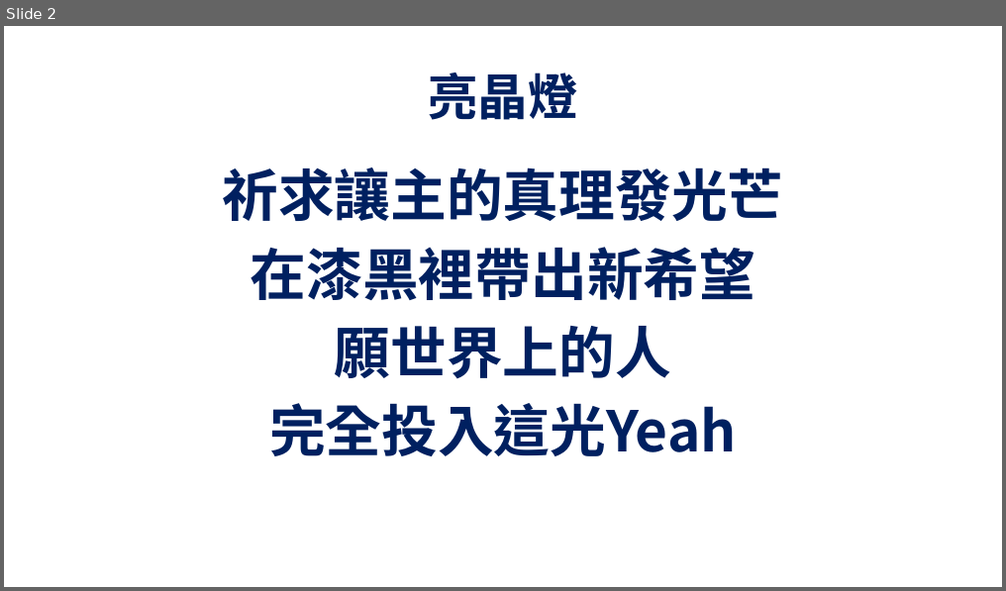
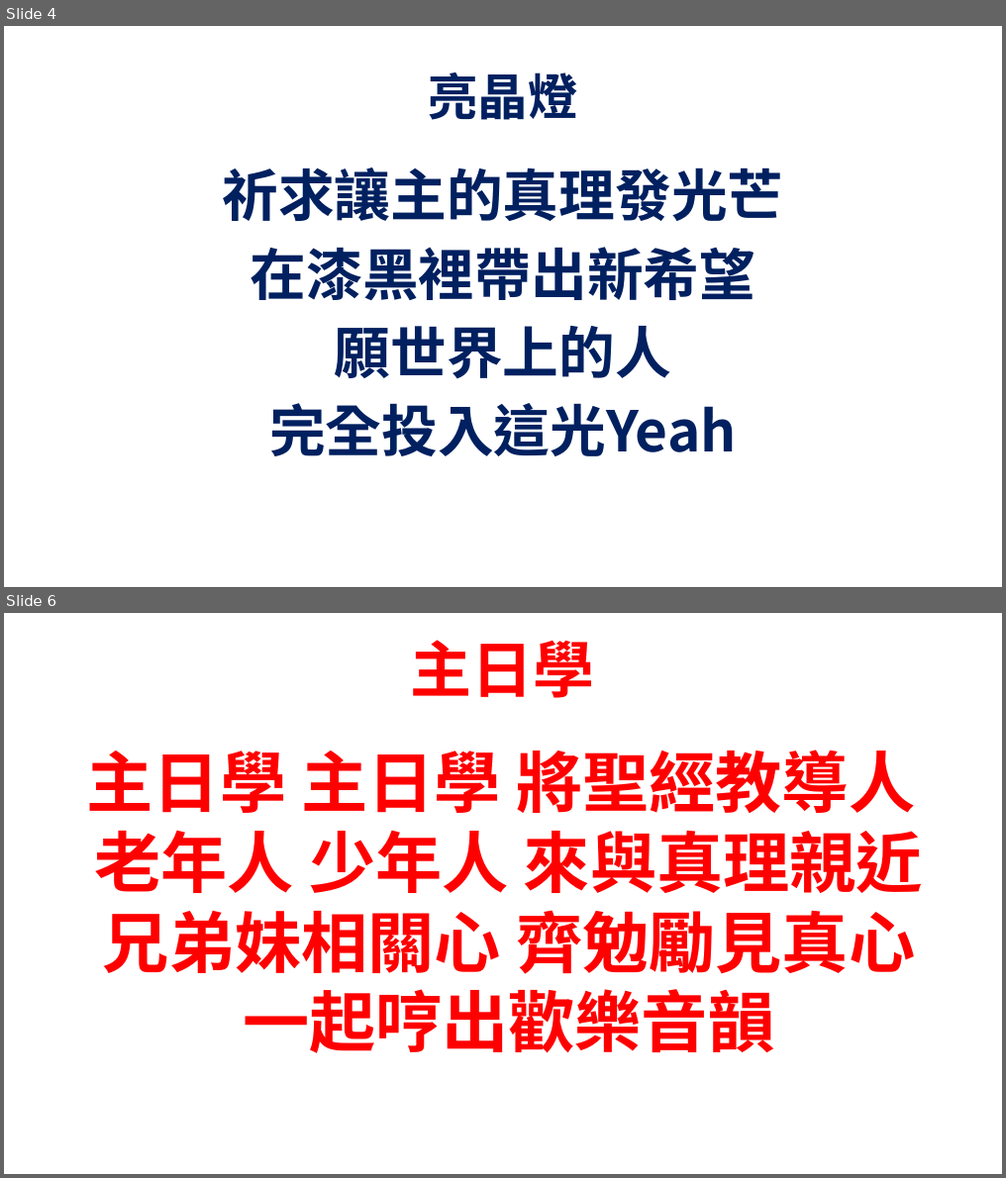
Before and after one commit to batisuoc/bible-school, a slide deck: 2020/2月.pptx. Shown one above the other, each under a label of ours: slide 2 before the commit, slides 4 and 6 after it; the slides between them are not shown. The pictures are 1006x591 and 1006x1178 pixels, drawn with LibreOffice and Linux fonts; fonts in the diff are those of the drawing; background and template pictures are left out. Boxes give left, top, right and bottom in pixels: in the first picture for what was removed or moved away, otherwise in the second. Text is boxed around its words. In the diff, an @@ line names an element or a change of style, - is before the commit and + after.

```diff
--- a/2020/2月.pptx
+++ b/2020/2月.pptx
@@ slide 6 added at (4, 613, 1002, 1174), background picture (left out) @@
@@ text added at (411, 640, 595, 698), 59 pt, text #FF0000, bold @@
+主日學
@@ text added at (87, 750, 923, 1054), 64 pt, text #FF0000, bold @@
+主日學 主日學 將聖經教導人
+老年人 少年人 來與真理親近
+兄弟妹相關心 齊勉勵見真心
+一起哼出歡樂音韻
@@ what was slide 2 is now slide 4 @@
```
Also in this commit, not shown: 1 slide changed, 4 other slides added, 7 other files.
